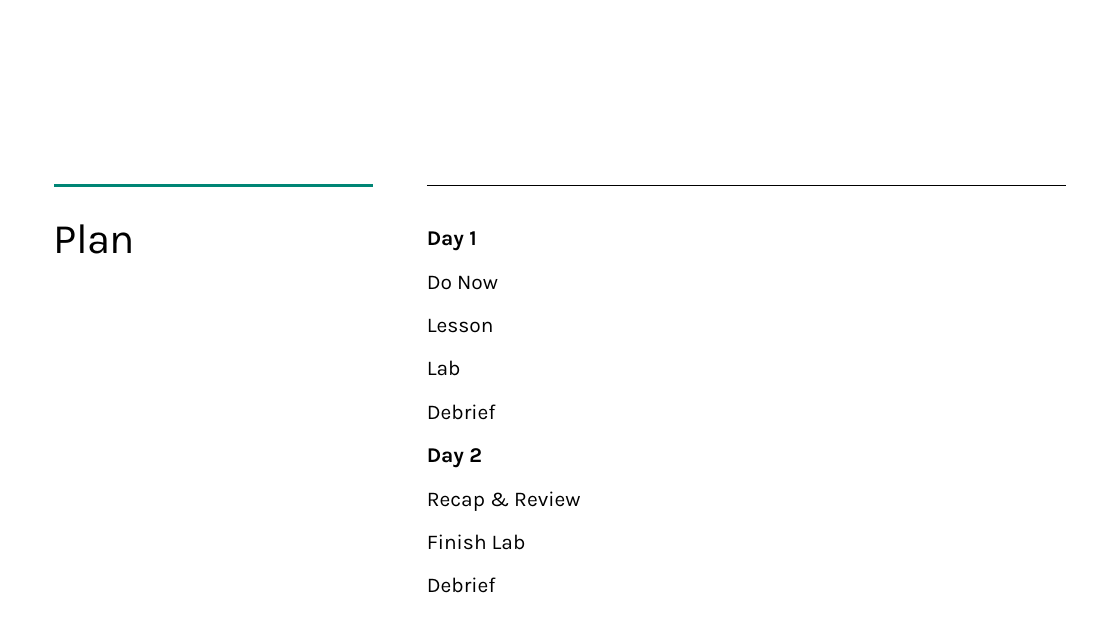
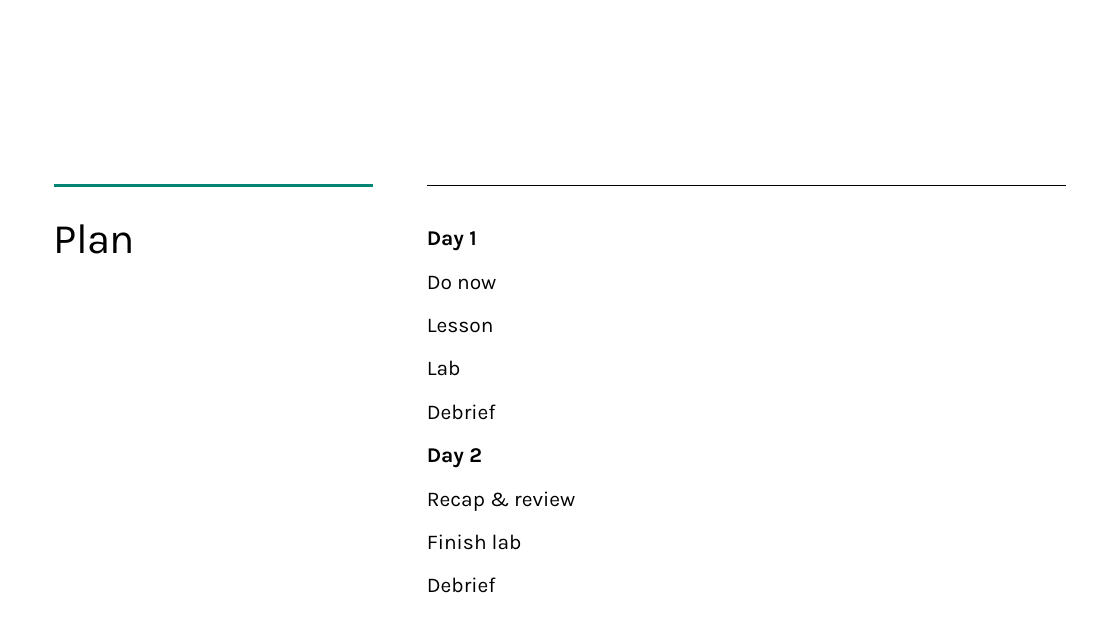
Before and after one commit to TEALSK12/2nd-semester-introduction-to-computer-science, a slide deck: slide 3 of units/3_unit/slidedecks/Intro Python 3.03 TEALS.pptx. Drawn at 1120x630 pixels with LibreOffice and Linux fonts; fonts in the diff are those of the drawing; background and template pictures are left out. Boxes give left, top, right and bottom in pixels: in the first picture for what was removed or moved away, otherwise in the second. Text is boxed around its words. In the diff, an @@ line names an element or a change of style, - is before the commit and + after.

Commit message:
Summer training review update

```diff
--- a/units/3_unit/slidedecks/Intro Python 3.03 TEALS.pptx
+++ b/units/3_unit/slidedecks/Intro Python 3.03 TEALS.pptx
@@ text at (x1=427, y1=275, x2=496, y2=290): text changed @@
-Do Now
+Do now
@@ text at (x1=427, y1=491, x2=575, y2=550): text changed @@
-Recap & Review
-Finish Lab
+Recap & review
+Finish lab
```
Also in this commit, not shown: 15 other slides changed.
